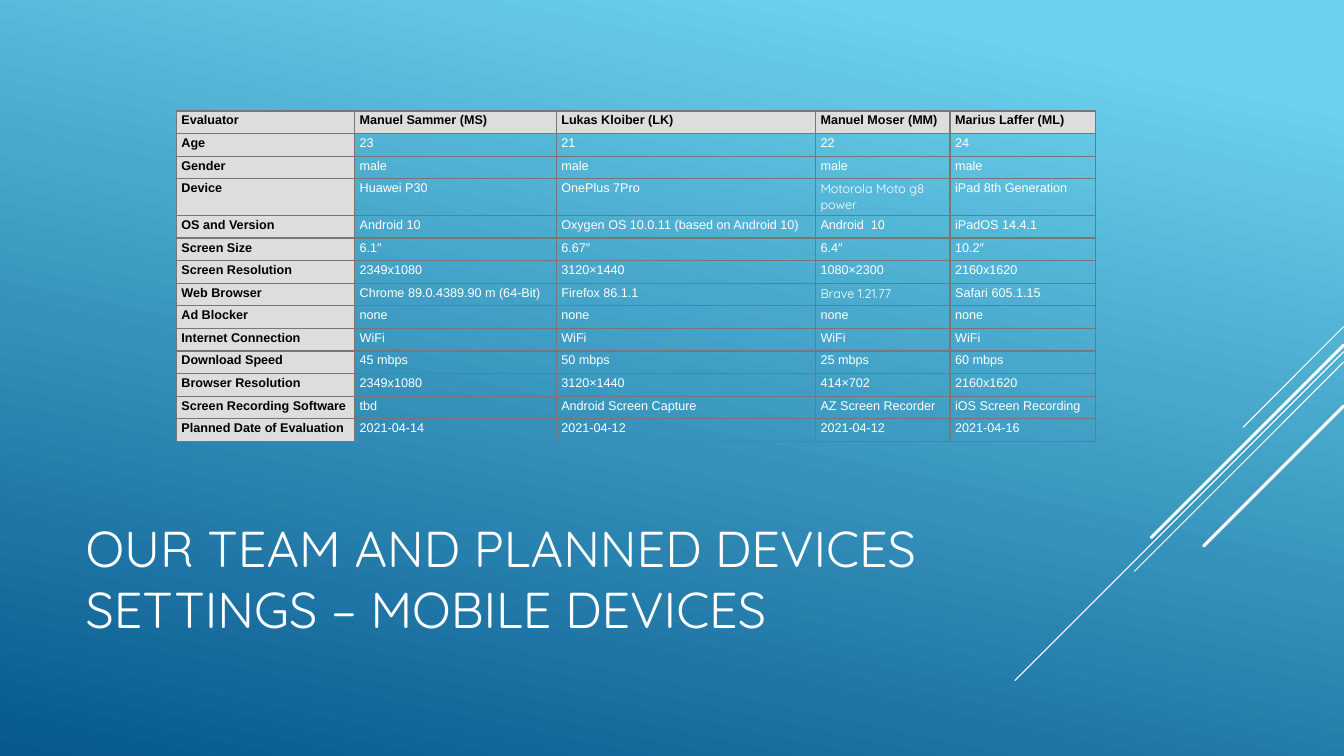
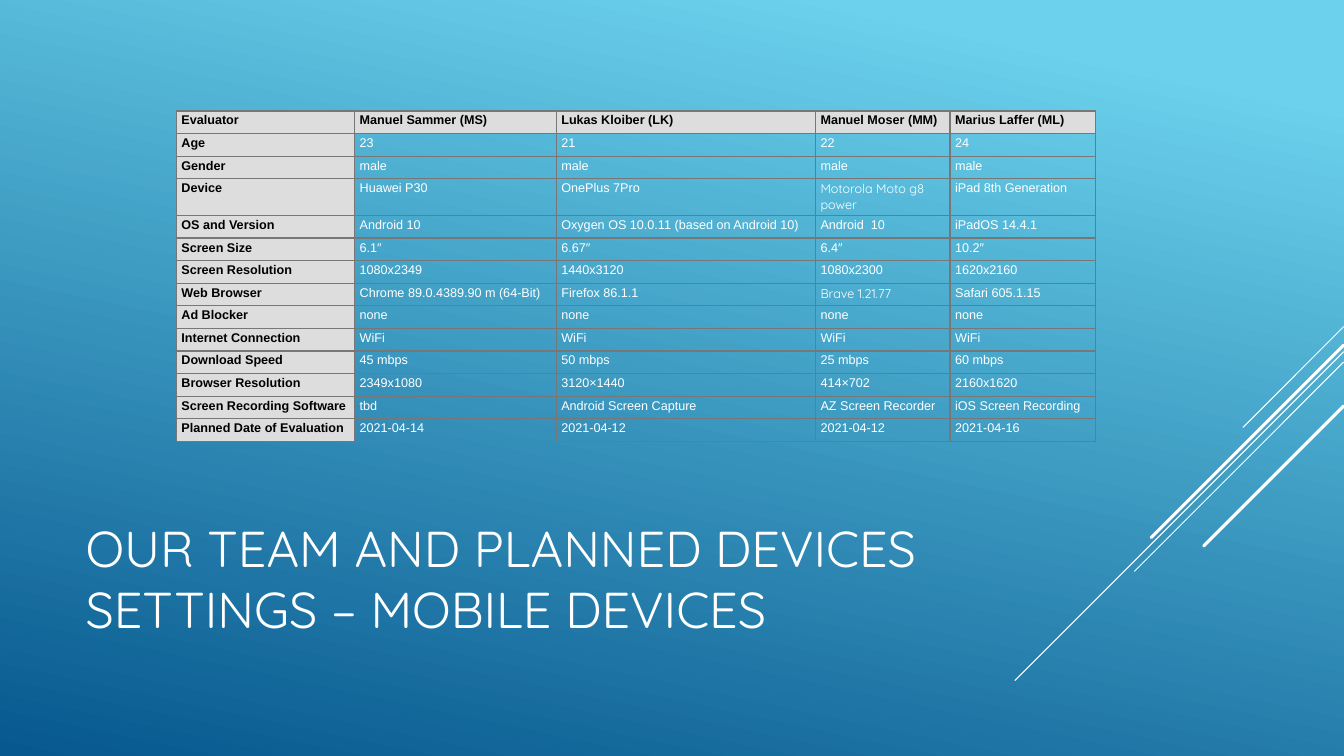
Before and after one commit to Deadmann1/hci_06_06, a slide deck: slide 3 of presentation/presentation.pptx. Drawn at 1344x756 pixels with LibreOffice and Linux fonts; fonts in the diff are those of the drawing. Boxes give left, top, right and bottom in pixels: in the first picture for what was removed or moved away, otherwise in the second. Text is boxed around its words. In the diff, an @@ line names an element or a change of style, - is before the commit and + after.

Commit message:
changed to portaitmode
changed presentation to portaitmode

```diff
--- a/presentation/presentation.pptx
+++ b/presentation/presentation.pptx
@@ table at [176,111,1096,440] @@
-row 7: Screen Resolution | 2349x1080 | 3120×1440 | 1080×2300 | 2160x1620
+row 7: Screen Resolution | 1080x2349 | 1440x3120 | 1080x2300 | 1620x2160
```
Also in this commit, not shown: 1 other file.
